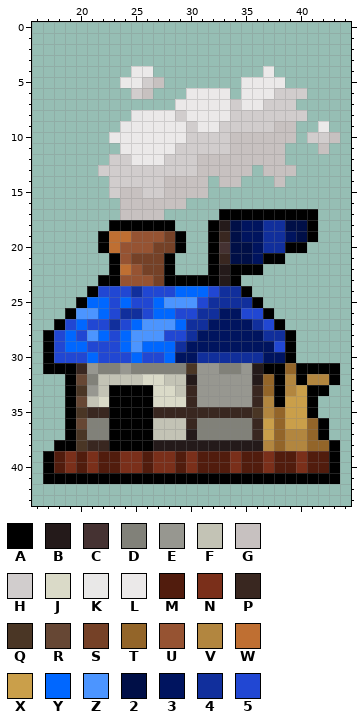
Two states of a pixel-art sprite, KrampitzKreutzwiserSettlersOfCatan/src/textures/playerPieces/blueHouseSmoke2.png. That is the earlier state.
The file is 60x60 pixels. Pixels under 10% opacity are left out. Colours within 5 levels of each other are drawn and written as one. Shown: x 16..44, y 0..43.
Palette (. is transparent): A #000000  B #241a1a  C #453232  D #818179  E #979790  F #c3c3b5  G #c7c1c0  H #d1cdcd  J #dadac8  K #ebe9e9f9  L #ebe9e9  M #511c0d  N #7a2f1a  P #392720  Q #4a3625  R #664734  S #754127  T #936529  U #965332  V #b2863f  W #bf6f32  X #ca9f4a  Y #0067ff  Z #4c95ff  2 #000f47  3 #00145f  4 #112f9c  5 #2147d3
Pixels before, first column x 17:
 4 ........LL..........L......
 5 .......LLHG.......LLLL.....
 6 ........HG...LLLL.LLLHHH...
 7 ............LLLLLHLLHHH....
 8 ........KLLLHLLLLHHHHHHH...
 9 .......KLLLLLHLLHHHHHGG..L.
10 ......LLLLLLLHHHHGGGGGG.HHG
11 .......LLLLLHHHHHGGGGG...G.
12 ......HHLLLHHHGGGGGGGG.....
13 .....HHHHHHHHHGGGGG.GGG....
14 ......HHHHHGGGG.GG...G.....
15 ......HGGHHGGGG............
16 .......GGGGGG..............
17 .......GGGG.....AAAAAAAAA..
18 ......AAAAAA...AB2334422A..
19 .....AWWUUUSA..AP2334432A..
20 .....AWUUUSSA..AC22344AA...
21 ......AUSSSA...AP223AA.....
22 ......AWUSSA...ABAAA.......
23 .....AAUUUSAAAAABA.........
24 ....A5554555YYY544A........
25 ...AYY5Y55YZZZ54444A.......
26 ..AZZY5445YY55443355A......
27 .A5Y5545YZZZY44333345A.....
28 A5Y5ZY5YZZZ55433333344A....
29 A5YY555YZYYY4333333335A....
30 A555Y555Y55Y3344444433A....
31 AAAPEDDEDDDDDQEEDDEBAATAAAA
32 ..ARDFFFFJJFFBEEEEEBTAVAVVA
33 ..AQEFAAAAJJFPEEEEEPTAVXAA.
34 ..ARFJAAAAJJJPEEEEEPVAXXA..
35 ..AQPPAAAAPPPPPPPPPQVTXXA..
36 ..ARDDAAAAFFFPDDDDDPXTXXTA.
37 ..AQDDAAAAFFFBDDDDDPXTVVTA.
38 .AAQPPAAAABBBBBBBBBBVTVVTTA
39 AMNMNMMNNMNNMNMMMNMMNMMNMMA
40 AMNMNMMNNMNNMNMMMNMMNMMNMMA
41 AAAAAAAAAAAAAAAAAAAAAAAAAAA
The result:
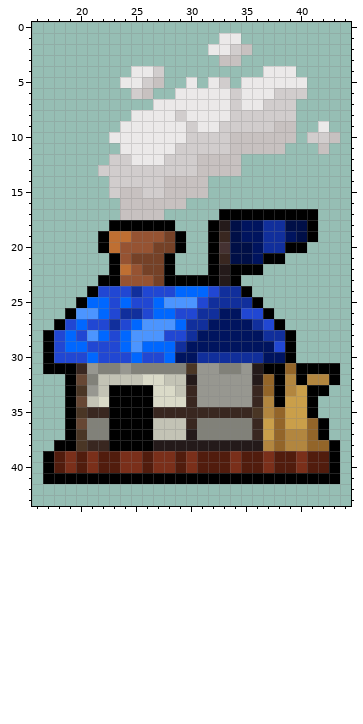
The exact change:
Changed rows in their new state; - is an unchanged pixel.
first column x 24:
 1 ---------LL------
 2 --------LLHG-----
 3 ---------GG------
 4 ---H----------LL-
 5 ------L-LH-----LL
 6 -----L----H------
 7 ---LL------------
 8 -L--------------.
 9 L----------------
12 -----------....--
13 -----------.-...-
14 ---------..---.--
Changed places in both pictures, as pixel boxes (x1, y1, x2, y2):
changed: (120, 33, 307, 132)
erased: (219, 154, 296, 187)
